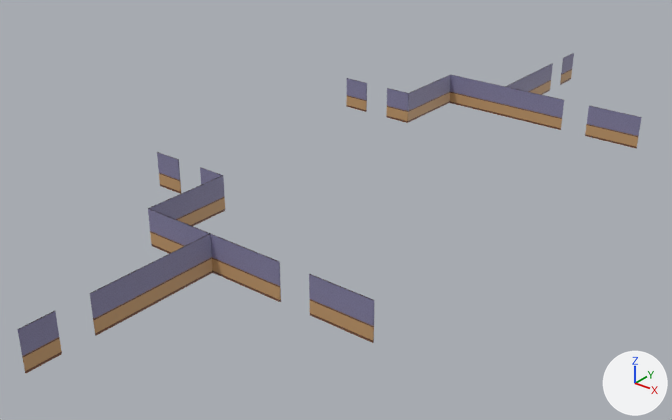
An edit to the Blender file Assets/Resources/house/second_floor_in.blend, drawn before and after from the same camera.
One viewpoint serves both versions: a 50 mm lens placed at (40.3, -62.7, 25.5), pointed at (5.3, -19.1, -1.6). Every picture has the same lights, and +X, +Y and +Z are marked at lower right.

Objects in the first picture: 'wall_0_Room.011', 'wall_0_Room.018', 'wall_0_Room.021', 'wall_0_Room.022', 'wall_0_Room.024', 'wall_0_Room.025', 'wall_0_Room.027', 'wall_0_Room.029', 'wall_0_Room.030', 'wall_0_Room.031', 'wall_0_Room.032', 'wall_0_Room.034'.
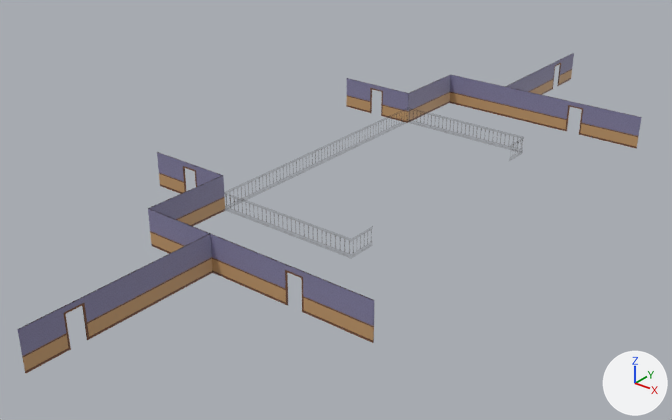
Pixel boxes [x1, y1, x2, y2] of what changed, in the pictures (672 x 420 px):
'doorway0_Cube.006', added: after [55, 293, 96, 354]
'doorway0_Cube.003', added: after [279, 262, 310, 315]
'doorway0_Cube.004', added: after [561, 100, 589, 136]
'doorway0_Cube.001', added: after [366, 83, 387, 117]
'doorway0_Cube.002', added: after [178, 160, 201, 194]
'doorway0_Cube.005', added: after [550, 58, 564, 90]

The change, as a diff of the scene's bpy script:
```diff
--- a/Assets/Resources/house/second_floor_in.blend.py
+++ b/Assets/Resources/house/second_floor_in.blend.py
@@ img_wall0_texture_png_002 @@
+img_wall0_texture_png_002 = load_image('wall0_texture.png.002', '../PSXMansion/Textures/wall0_texture.png', 256, 256, 'sRGB')
@@ mat_wall0_material_003 @@
+mat_wall0_material_003 = principled_material('wall0_material.003')
+mat_wall0_material_003.texture = img_wall0_texture_png_002
+mat_wall0_material_003.roughness = 0.526
@@ me_doorway0_cube_006 @@
+me_doorway0_cube_006.from_pydata(...)  # 64 vertices, 40 faces; spans x -1.0..1.0, y 0.0..2.4, z -0.04..0.04
+me_doorway0_cube_006.materials.append(mat_wall0_material_003)  # picture img_wall0_texture_png_002
@@ ob_doorway0_cube_006 @@
+ob_doorway0_cube_006 = bpy.data.objects.new('doorway0_Cube.006', me_doorway0_cube_006)
+ob_doorway0_cube_006.location = (7.0, -41.0, 0.0)
+ob_doorway0_cube_006.rotation_euler = (1.571, 0.0, 1.571)  # degrees (90, 0, 90)
@@ ob_doorway0_cube_005 @@
+ob_doorway0_cube_005 = bpy.data.objects.new('doorway0_Cube.005', me_doorway0_cube_006.copy())
+ob_doorway0_cube_005.location = (7.0, 9.0, 0.0)
+ob_doorway0_cube_005.rotation_euler = (1.571, 0.0, 1.571)  # degrees (90, 0, 90)
@@ ob_doorway0_cube_004 @@
+ob_doorway0_cube_004 = bpy.data.objects.new('doorway0_Cube.004', me_doorway0_cube_006.copy())
+ob_doorway0_cube_004.location = (13.0, 0.0, 0.0)
+ob_doorway0_cube_004.rotation_euler = (1.571, 0.0, 0.0)  # degrees (90, 0, 0)
@@ ob_doorway0_cube_003 @@
+ob_doorway0_cube_003 = bpy.data.objects.new('doorway0_Cube.003', me_doorway0_cube_006.copy())
+ob_doorway0_cube_003.location = (13.0, -32.0, 0.0)
+ob_doorway0_cube_003.rotation_euler = (1.571, 0.0, 0.0)  # degrees (90, 0, 0)
@@ ob_doorway0_cube_002 @@
+ob_doorway0_cube_002 = bpy.data.objects.new('doorway0_Cube.002', me_doorway0_cube_006.copy())
+ob_doorway0_cube_002.location = (-1.0, -26.0, 0.0)
+ob_doorway0_cube_002.rotation_euler = (1.571, 0.0, 0.0)  # degrees (90, 0, 0)
@@ ob_doorway0_cube_001 @@
+ob_doorway0_cube_001 = bpy.data.objects.new('doorway0_Cube.001', me_doorway0_cube_006.copy())
+ob_doorway0_cube_001.location = (-1.0, -6.0, 0.0)
+ob_doorway0_cube_001.rotation_euler = (1.571, 0.0, 0.0)  # degrees (90, 0, 0)
```
